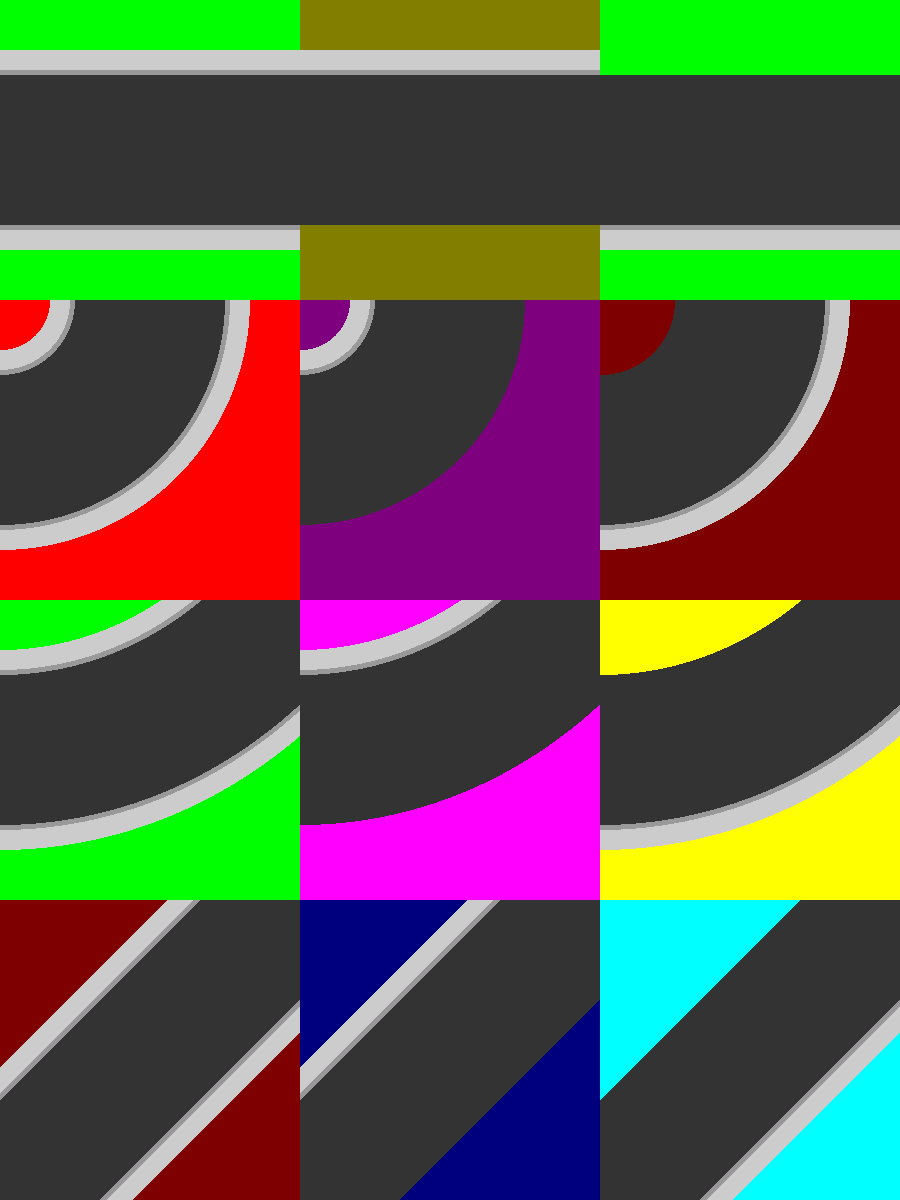
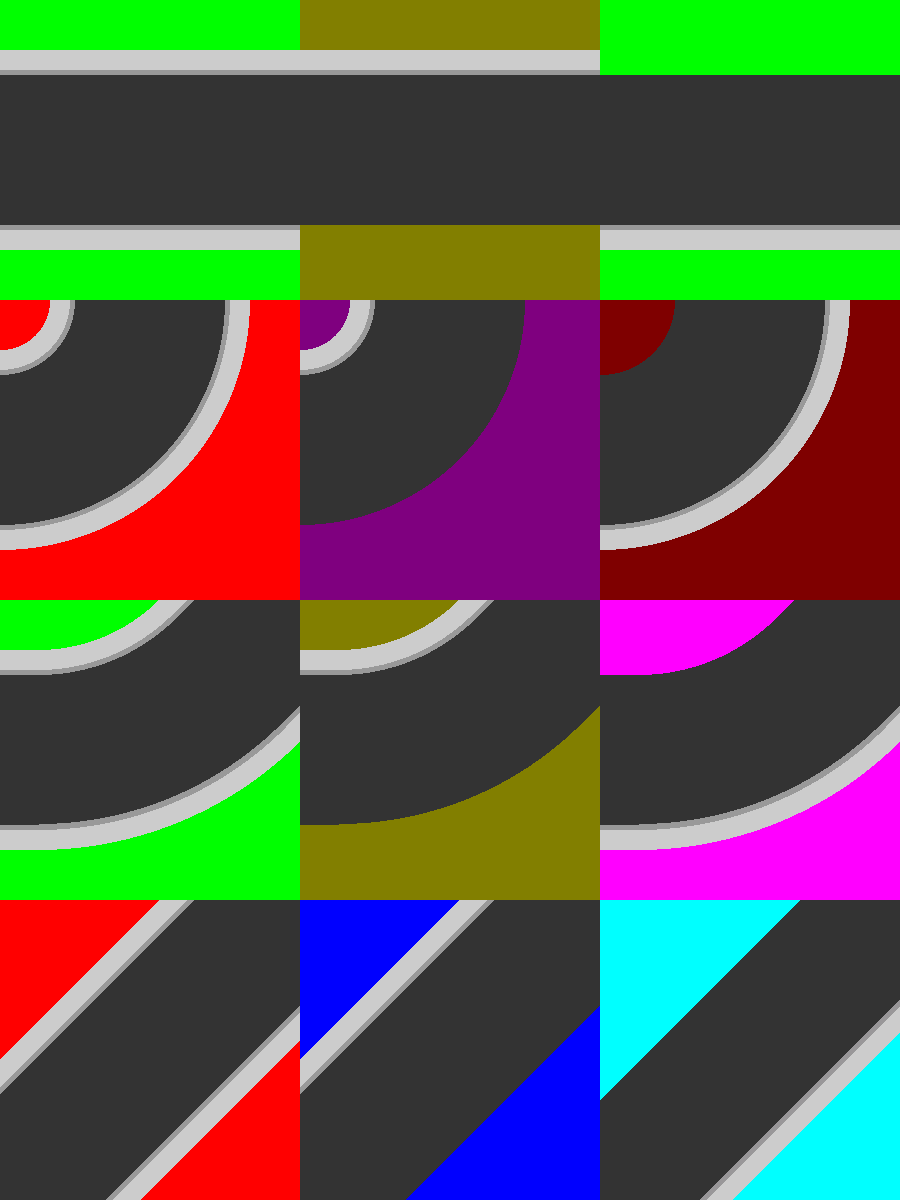
Two versions of the same layered image (900 × 1200). Layer-by-layer changes:
painted on "Background" over [0, 600, 900, 1200]
